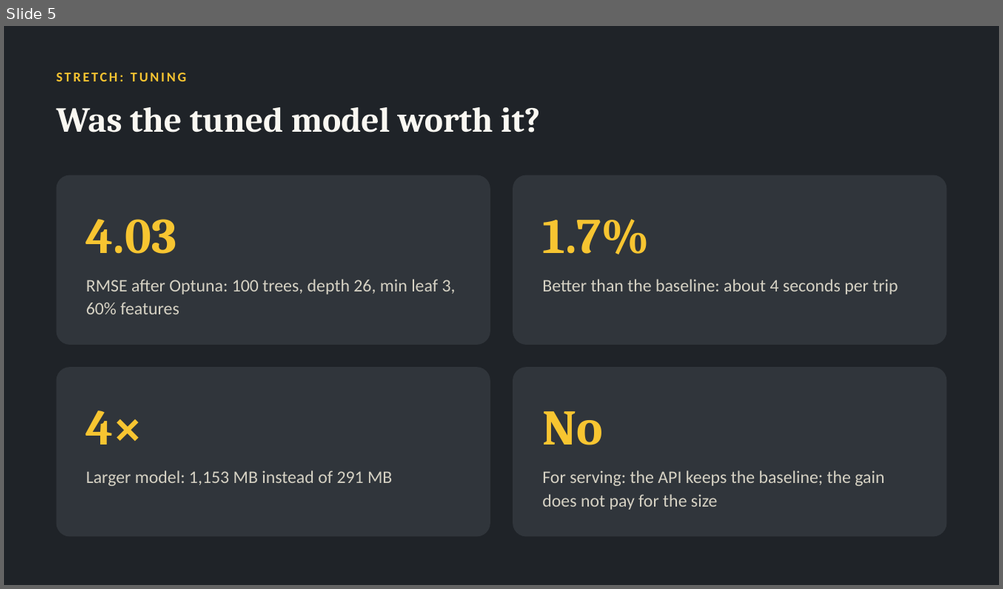
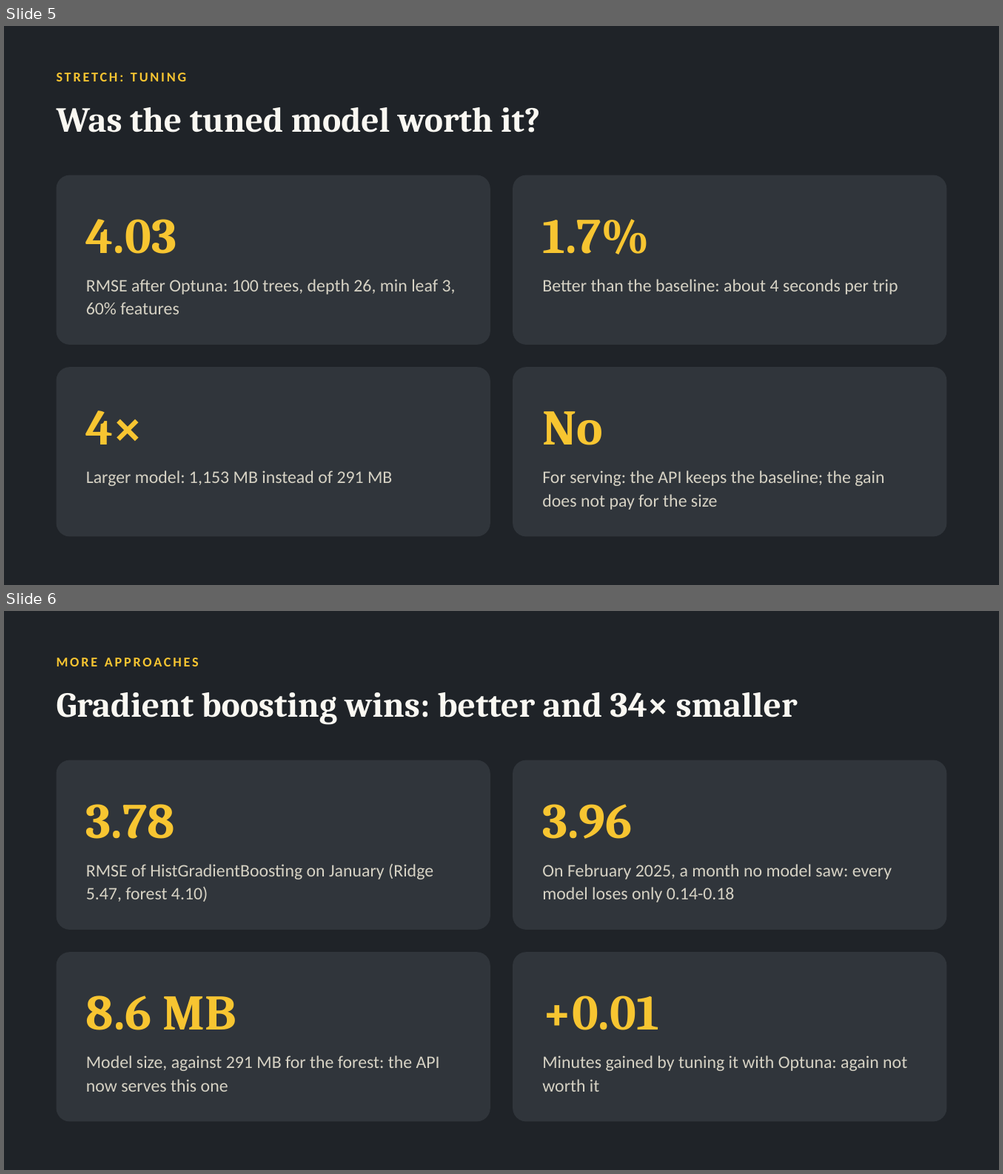
Before and after one commit to jeevan516/model-deployment-project, a slide deck: presentation/model-deployment-project.pptx. Shown one above the other, each under a label of ours: slide 5 before the commit, slides 5 and 6 after it. The pictures are 1003x589 and 1003x1174 pixels, drawn with LibreOffice and Linux fonts; fonts in the diff are those of the drawing. Boxes give left, top, right and bottom in pixels: in the first picture for what was removed or moved away, otherwise in the second. Text is boxed around its words. In the diff, an @@ line names an element or a change of style, - is before the commit and + after.

Commit message:
More approaches (Ridge, HistGradientBoosting) with a February 2025 check; serve HistGradientBoosting; container trains its model on first start; Portainer file for Windows

```diff
--- a/presentation/model-deployment-project.pptx
+++ b/presentation/model-deployment-project.pptx
@@ slide 6 added at [4,611,999,1170], background #1F2328 @@
@@ text added at [57,658,199,667], 13 pt, text #F7C531, bold @@
+MORE APPROACHES
@@ text added at [57,692,797,725], 34 pt, text #FAF8F2, bold @@
+Gradient boosting wins: better and 34× smaller
@@ rounded rectangle added at [57,760,490,930], fill #30353B @@
@@ rounded rectangle added at [513,760,947,930], fill #30353B @@
@@ text added at [86,804,175,839], 48 pt, text #F7C531, bold @@
+3.78
@@ text added at [542,804,632,839], 48 pt, text #F7C531, bold @@
+3.96
@@ text added at [86,864,433,902], 17 pt, text #D6D2C4 @@
+RMSE of HistGradientBoosting on January (Ridge 5.47, forest 4.10)
@@ text added at [542,864,891,903], 17 pt, text #D6D2C4 @@
+On February 2025, a month no model saw: every model loses only 0.14-0.18
@@ rounded rectangle added at [57,952,490,1122], fill #30353B @@
@@ rounded rectangle added at [513,952,947,1122], fill #30353B @@
@@ text added at [86,996,236,1031], 48 pt, text #F7C531, bold @@
+8.6 MB
@@ text added at [542,996,659,1031], 48 pt, text #F7C531, bold @@
++0.01
@@ text added at [86,1056,440,1092], 17 pt, text #D6D2C4 @@
+Model size, against 291 MB for the forest: the API now serves this one
@@ text added at [542,1056,907,1092], 17 pt, text #D6D2C4 @@
+Minutes gained by tuning it with Optuna: again not worth it
```
Also in this commit, not shown: 6 slides changed, 12 other files.
